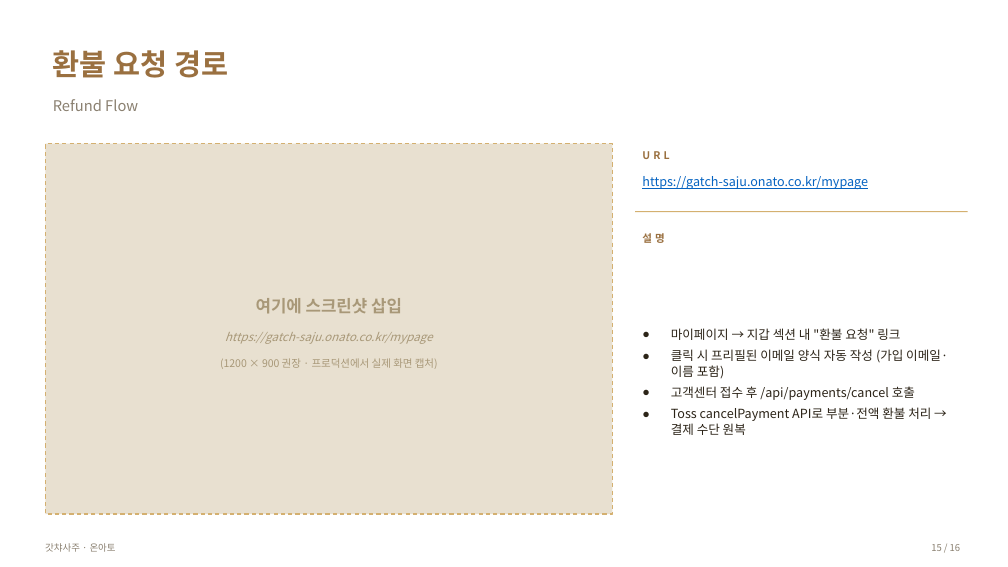
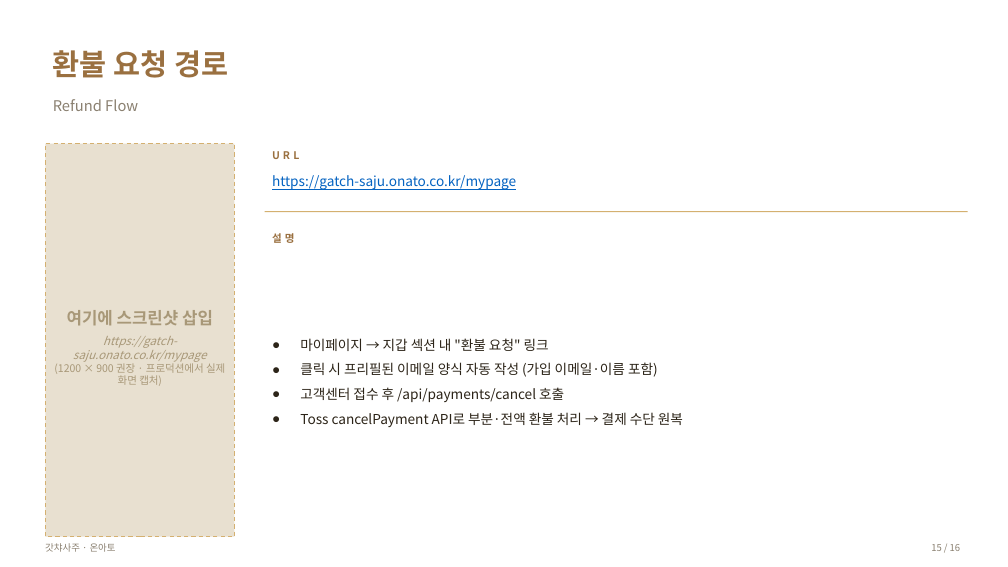
Before and after one commit to Kyun92/gatch-saju, a slide deck: slide 15 of docs/toss-payment-flow.pptx. Drawn at 1008x567 pixels with LibreOffice and Linux fonts; fonts in the diff are those of the drawing. Boxes give left, top, right and bottom in pixels: in the first picture for what was removed or moved away, otherwise in the second. Text is boxed around its words. In the diff, an @@ line names an element or a change of style, - is before the commit and + after.

```diff
--- a/docs/toss-payment-flow.pptx
+++ b/docs/toss-payment-flow.pptx
@@ rectangle: place and size @@
-rectangle at (45, 144, 613, 514)
+rectangle at (45, 144, 234, 537)
@@ text "URL": place and size @@
-text "URL" at (642, 151, 669, 159)
+text "URL" at (272, 151, 299, 159)
@@ text "https://gatch-saju.onato.co.kr/mypage": place and size @@
-text "https://gatch-saju.onato.co.kr/mypage" at (642, 176, 868, 189)
+text "https://gatch-saju.onato.co.kr/mypage" at (272, 175, 516, 190)
@@ text "https://gatch-saju.onato.co.kr/mypage" at (272, 175, 516, 190): size 12 to 13 pt @@
@@ text "설명": place and size @@
-text "설명" at (642, 233, 664, 243)
+text "설명" at (272, 233, 294, 243)
@@ line moved from (635, 212) - (968, 212) to (265, 212) - (968, 212) @@
@@ text "마이페이지 → 지갑 섹션 내 ...": place and size @@
-text "마이페이지 → 지갑 섹션 내 ..." at (671, 328, 948, 435)
+text "마이페이지 → 지갑 섹션 내 ..." at (300, 338, 683, 427)
@@ text "마이페이지 → 지갑 섹션 내 ..." at (300, 338, 683, 427): size 12 to 13 pt; more space between paragraphs @@
@@ text "여기에 스크린샷 삽입": place and size @@
-text "여기에 스크린샷 삽입" at (256, 298, 402, 314)
+text "여기에 스크린샷 삽입" at (67, 310, 213, 326)
@@ text "https://gatch-saju.onato.co.kr/mypage" rewrapped from (225, 332, 433, 344) to (73, 336, 206, 362) @@
@@ text "(1200 × 900 권장 · ..." rewrapped from (220, 358, 438, 369) to (54, 361, 225, 386) @@
```
Also in this commit, not shown: 9 other slides changed, 18 other files.
